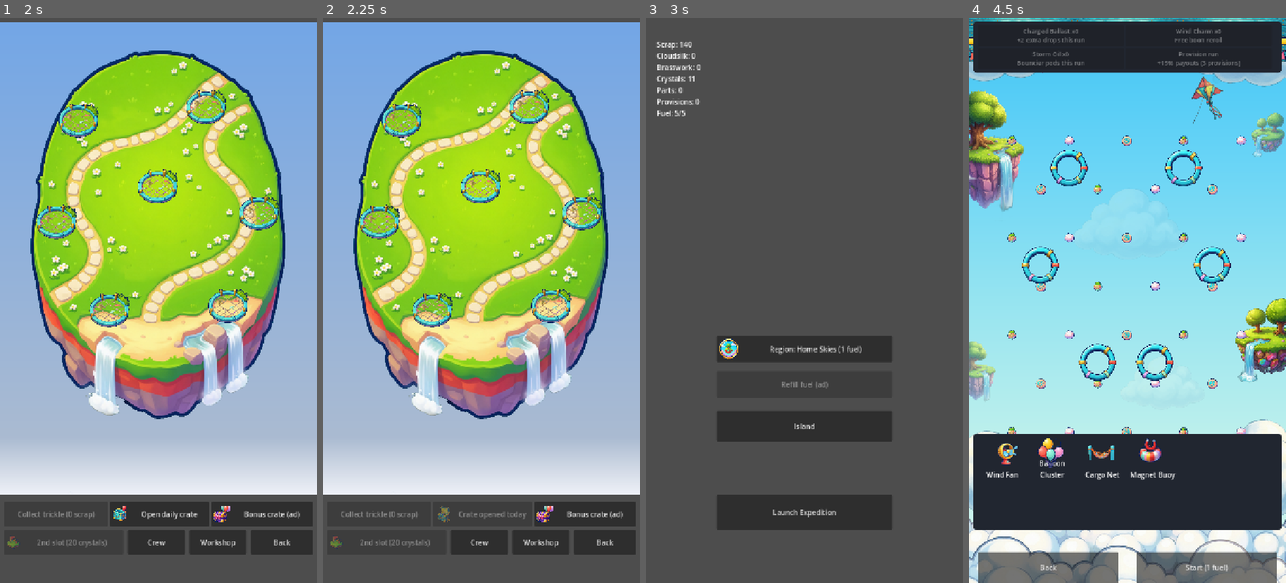
Above: before the commit, frames 1-4 (left to right).
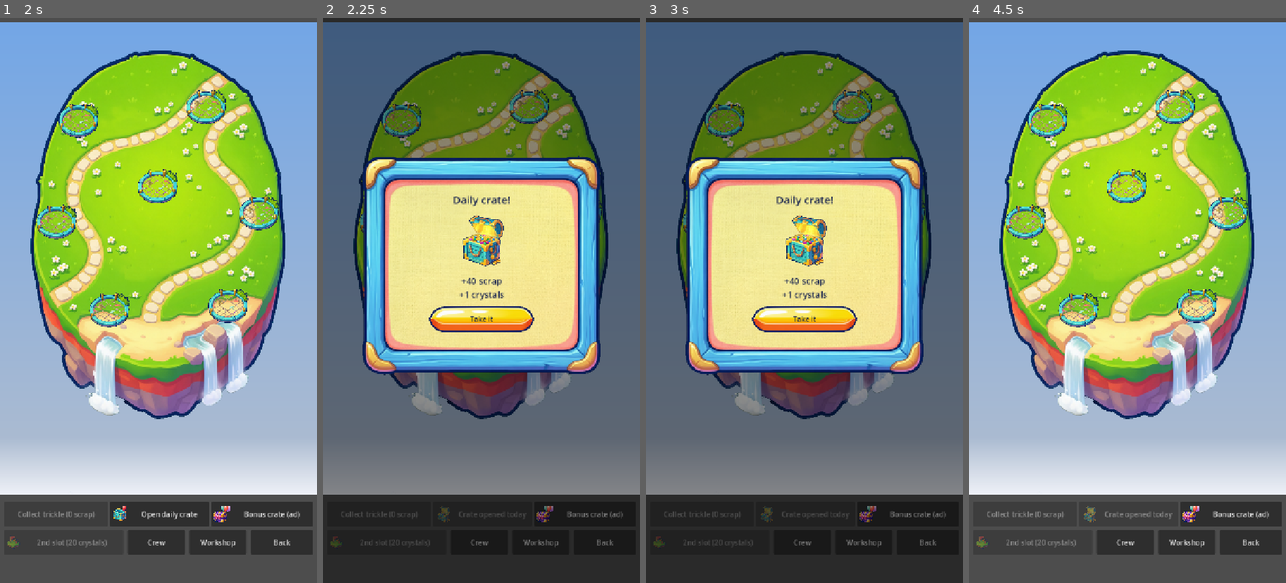
Above: after the commit, the same moments.

Repository: Graydyn/windfall-isle
Game: Godot game, scene res://game/main.tscn
Two runs of this game, one before a commit and one after it. Both use one fixed random seed, a clock stepped at 60 frames per second and the inputs below.
Inputs (mouse positions are in pixels of both pictures, inside the frame that each line leads up to):
- Up to frame 1 (2 s): click "Island" at 0.5 s; click (76, 537) at 1.25 s, where only the run before the commit has a clickable "Lantern Shoal"
- Up to frame 2 (2.25 s): click "Open daily crate" at 2 s
- Up to frame 3 (3 s): click "Back" at 2.75 s
- Up to frame 4 (4.5 s): click (1127, 317) at 3.5 s, where only the run after the commit has a clickable "Take it"; click (1127, 515) at 4.25 s, where only the run before the commit has a clickable "Launch Expedition"

Frame 1 is identical in both runs. In frame 2, 95% of the frame differs, in the area x 0-100%, y 0-100%; in frame 3, 95%; in frame 4, 98%.

Commit message:
feat: crate rewards get a modal card; status label retires; islets lose their labels; cloud sea fades in
Prior-session polish found uncommitted on main: crate payouts open a
RewardModal instead of mutating a status line, the StatusLabel is gone
(sheets explain refusals), islet markers are label-free, and the cloud
sea fades in from a transparent top edge. Suite: 677/677.

Co-Authored-By: Claude Fable 5 <noreply@anthropic.com>

Diff:
--- a/game/base/island_backdrop.gd
+++ b/game/base/island_backdrop.gd
@@ -11,6 +11,11 @@
 ## Where the home landmass art lands on the map; layout authoring (the crew
 ## shore positions) and their tests measure against this same rect.
 const ISLAND_RECT := Rect2(25, 60, 670, 860)
+## The cloud sea fades in from a transparent top edge; a flat rect here read
+## as a big white bar when the map was scrolled all the way down.
+const CLOUD_SEA_TOP := Color(0.92, 0.93, 0.96, 0.0)
+const CLOUD_SEA_BOTTOM := Color(0.92, 0.93, 0.96, 0.9)
+const CLOUD_SEA_HEIGHT := 320.0
 
 var _vista: Texture2D = null
 var _island: Texture2D = null
@@ -41,7 +46,10 @@
 		draw_polygon(_island_points(Vector2(360, 490), 335.0, 430.0),
 			PackedColorArray([Color(0.45, 0.58, 0.38)]))
 	# The cloud sea closes the bottom of the map.
-	draw_rect(Rect2(0, size.y - 160, size.x, 160), Color(0.92, 0.93, 0.96, 0.9))
+	var sea_top := size.y - CLOUD_SEA_HEIGHT
+	draw_polygon(
+		PackedVector2Array([Vector2(0, sea_top), Vector2(size.x, sea_top), size, Vector2(0, size.y)]),
+		PackedColorArray([CLOUD_SEA_TOP, CLOUD_SEA_TOP, CLOUD_SEA_BOTTOM, CLOUD_SEA_BOTTOM]))
 
 
 func _island_points(center: Vector2, rx: float, ry: float) -> PackedVector2Array:
--- a/game/base/island_screen.gd
+++ b/game/base/island_screen.gd
@@ -44,6 +44,8 @@
 	$LetterPanel.visibility_changed.connect(_update_modal_block)
 	$PlotSheet.visibility_changed.connect(_update_modal_block)
 	$CrewSheet.visibility_changed.connect(_update_modal_block)
+	$RewardModal.visibility_changed.connect(_update_modal_block)
+	$RewardModal/VBox/RewardClose.pressed.connect(_on_reward_close_pressed)
 	_build_sheet_button_styles()
 	_style_sheet_button($PlotSheet/VBox/SheetClose)
 	_style_sheet_button($LetterPanel/VBox/LetterClose)
@@ -232,30 +234,12 @@
 func _islet_visual_state(islet: Dictionary, now: int) -> Dictionary:
 	var islet_id := String(islet.get("id", ""))
 	var restored := IsletModel.is_restored(GameState.data, islet_id)
+	# Label-free marker (owner request, 2026-10-16): the sheet and letter
+	# carry the islet's name, cost and progress.
 	return {
 		"art": "res://game/art/buildings/islet_%s_%s.png" % [islet_id, "restored" if restored else "ruined"],
-		"name": String(islet.get("name", islet_id)),
-		"status": _islet_status_text(islet, now),
 		"dim": _islet_state(islet_id, now) == "L",
 	}
-
-
-func _islet_status_text(islet: Dictionary, now: int) -> String:
-	var islet_id := String(islet.get("id", ""))
-	match _islet_state(islet_id, now):
-		"R":
-			return "restored"
-		"r":
-			return "restoring (%ds)" % TimerService.remaining("restore_" + islet_id, now)
-		"d":
-			return "the bridge is ready"
-		"o":
-			return _cost_text(islet.get("cost", {}))
-	return "beyond a broken bridge"
-
-
-func _islet_row_text(islet: Dictionary, now: int) -> String:
-	return "%s: %s" % [String(islet.get("name", String(islet.get("id", "")))), _islet_status_text(islet, now)]
 
 
 func _crew_visual_state(member: Dictionary) -> Dictionary:
@@ -645,7 +629,39 @@
 
 func _update_modal_block() -> void:
 	$ModalBlock.visible = ($BuildModal.visible or $LetterPanel.visible
-		or $PlotSheet.visible or $CrewSheet.visible)
+		or $PlotSheet.visible or $CrewSheet.visible or $RewardModal.visible)
+
+
+func _show_reward(title: String, payout: Dictionary) -> void:
+	# Rewards get a proper card, not a status line (owner request, 2026-10-17).
+	$RewardModal/VBox/RewardTitle.text = title
+	var lines := PackedStringArray()
+	for currency in payout:
+		lines.append("+%d %s" % [int(payout[currency]), String(currency)])
+	$RewardModal/VBox/RewardBody.text = "\n".join(lines)
+	var art_path := "res://game/art/icons/daily_crate_open.png"
+	var picture: TextureRect = $RewardModal/VBox/RewardPicture
+	picture.texture = load(art_path) if ResourceLoader.exists(art_path) else null
+	picture.visible = picture.texture != null
+	_style_sheet_button($RewardModal/VBox/RewardClose, 240.0)
+	$RewardModal.visible = true
+	_fit_reward_modal()
+
+
+func _on_reward_close_pressed() -> void:
+	$RewardModal.visible = false
+
+
+func _fit_reward_modal() -> void:
+	# Same contract as _fit_modal: hug the content, centered, after the sort.
+	_fit_reward_modal_now.call_deferred()
+
+
+func _fit_reward_modal_now() -> void:
+	$RewardModal.reset_size()
+	$RewardModal.position = Vector2(
+		(720.0 - $RewardModal.size.x) / 2.0,
+		maxf(80.0, (1280.0 - $RewardModal.size.y) / 2.0 - 80.0))
 
 
 func _refresh_static_controls(now: int) -> void:
@@ -871,12 +887,11 @@
 
 
 func _on_restore_pressed(islet_id: String) -> void:
-	var reason := IsletModel.restore_rejection(GameState.data, DataDefs.islets, Economy, TimerService, islet_id)
-	if reason != "":
-		$StatusLabel.text = reason
+	# Refusals explain themselves in the sheet (SheetInfo); this guard is the
+	# last line of defense and refuses quietly.
+	if IsletModel.restore_rejection(GameState.data, DataDefs.islets, Economy, TimerService, islet_id) != "":
 		return
 	if IsletModel.start_restore(GameState.data, DataDefs.islets, Economy, TimerService, islet_id, TimeUtil.now()):
-		$StatusLabel.text = ""
 		GameState.save_game()
 	_rebuild()
 
@@ -959,6 +974,7 @@
 		Economy.add(currency, int(payout[currency]))
 	GameState.save_game()
 	_rebuild()
+	_show_reward("Daily crate!", payout)
 
 
 func _on_slot_pressed() -> void:
@@ -999,6 +1015,7 @@
 		Economy.add(currency, int(payout[currency]))
 	GameState.save_game()
 	_rebuild()
+	_show_reward("Bonus crate!", payout)
 
 
 func _bonus_crate_limit() -> int:
--- a/game/base/island_screen.tscn
+++ b/game/base/island_screen.tscn
@@ -130,12 +130,6 @@
 offset_bottom = 1216.0
 text = "Back"
 
-[node name="StatusLabel" type="Label" parent="."]
-offset_left = 20.0
-offset_top = 1222.0
-offset_right = 700.0
-offset_bottom = 1270.0
-
 [node name="ModalBlock" type="ColorRect" parent="."]
 visible = false
 anchors_preset = 15
@@ -322,3 +316,33 @@
 
 [node name="CrewClose" type="Button" parent="CrewSheet/VBox"]
 text = "Close"
+
+[node name="RewardModal" type="PanelContainer" parent="."]
+visible = false
+custom_minimum_size = Vector2(540, 0)
+offset_left = 90.0
+offset_top = 360.0
+offset_right = 630.0
+offset_bottom = 900.0
+theme_override_styles/panel = SubResource("StyleBoxTexture_sheet")
+
+[node name="VBox" type="VBoxContainer" parent="RewardModal"]
+theme_override_constants/separation = 12
+
+[node name="RewardTitle" type="Label" parent="RewardModal/VBox"]
+theme_override_colors/font_color = Color(0.13, 0.17, 0.32, 1)
+theme_override_font_sizes/font_size = 24
+horizontal_alignment = 1
+
+[node name="RewardPicture" type="TextureRect" parent="RewardModal/VBox"]
+custom_minimum_size = Vector2(128, 128)
+expand_mode = 1
+stretch_mode = 5
+
+[node name="RewardBody" type="Label" parent="RewardModal/VBox"]
+theme_override_colors/font_color = Color(0.13, 0.17, 0.32, 1)
+theme_override_font_sizes/font_size = 20
+horizontal_alignment = 1
+
+[node name="RewardClose" type="Button" parent="RewardModal/VBox"]
+text = "Take it"
--- a/game/base/islet_node.gd
+++ b/game/base/islet_node.gd
@@ -8,8 +8,6 @@
 var islet_id := ""
 
 var _art: TextureRect
-var _name_label: Label
-var _status_label: Label
 
 
 func _init(id: String) -> void:
@@ -28,9 +26,6 @@
 	_art.stretch_mode = TextureRect.STRETCH_KEEP_ASPECT_CENTERED
 	_art.mouse_filter = Control.MOUSE_FILTER_IGNORE
 	add_child(_art)
-	_name_label = _make_label(Rect2(0, 176, 200, 24), 14)
-	_status_label = _make_label(Rect2(0, 200, 200, 20), 12)
-	_status_label.modulate.a = 0.85
 
 
 func render(state: Dictionary) -> void:
@@ -39,17 +34,4 @@
 		_art.texture = load(art_path)
 	else:
 		_art.texture = null
-	_name_label.text = String(state.get("name", ""))
-	_status_label.text = String(state.get("status", ""))
 	modulate.a = 0.4 if bool(state.get("dim", false)) else 1.0
-
-
-func _make_label(rect: Rect2, font_size: int) -> Label:
-	var label := Label.new()
-	label.position = rect.position
-	label.size = rect.size
-	label.horizontal_alignment = HORIZONTAL_ALIGNMENT_CENTER
-	label.add_theme_font_size_override("font_size", font_size)
-	label.mouse_filter = Control.MOUSE_FILTER_IGNORE
-	add_child(label)
-	return label
--- a/tests/test_island_backdrop.gd
+++ b/tests/test_island_backdrop.gd
@@ -26,3 +26,14 @@
 func test_landmass_art_loads() -> void:
 	var node := make_backdrop()
 	assert_not_null(node._island, "island_home.png wired as the plateau")
+
+
+func test_cloud_sea_fades_in_instead_of_cutting_a_hard_edge() -> void:
+	# A flat cloud-sea rect read as a big white bar at the bottom of the map
+	# when scrolled all the way down; the sea must fade in from transparent.
+	assert_eq(IslandBackdrop.CLOUD_SEA_TOP.a, 0.0,
+		"the cloud sea's top edge must be fully transparent so it blends into the sky")
+	assert_gt(IslandBackdrop.CLOUD_SEA_BOTTOM.a, 0.0,
+		"the sea still closes the very bottom of the map")
+	assert_gt(IslandBackdrop.CLOUD_SEA_HEIGHT, 160.0,
+		"a taller fade keeps the blend gradual instead of a short dense band")
--- a/tests/test_island_map_nodes.gd
+++ b/tests/test_island_map_nodes.gd
@@ -9,20 +9,21 @@
 	return node
 
 
-func test_islet_renders_art_name_and_status() -> void:
+func test_islet_renders_art_without_text() -> void:
 	var node := make_islet()
 	node.render({"art": "res://game/art/buildings/islet_lantern_shoal_ruined.png",
-		"name": "Lantern Shoal", "status": "600 scrap, 4 cloudsilk", "dim": false})
+		"dim": false})
 	assert_not_null(node._art.texture)
-	assert_eq(node._name_label.text, "Lantern Shoal")
-	assert_eq(node._status_label.text, "600 scrap, 4 cloudsilk")
 	assert_almost_eq(node.modulate.a, 1.0, 0.01)
+	for child in node.get_children():
+		assert_false(child is Label,
+			"no words on an islet; the sheet carries name and cost (owner request, 2026-10-16)")
 
 
 func test_locked_islet_dims() -> void:
 	var node := make_islet("foundry_rock")
 	node.render({"art": "res://game/art/buildings/islet_foundry_rock_ruined.png",
-		"name": "Foundry Rock", "status": "beyond a broken bridge", "dim": true})
+		"dim": true})
 	assert_almost_eq(node.modulate.a, 0.4, 0.01, "Plan 8 polish: locked islets dim at last")
 
 
--- a/tests/test_island_screen.gd
+++ b/tests/test_island_screen.gd
@@ -133,6 +133,29 @@
 	screen._on_crate_pressed()
 	assert_eq(Economy.balance("scrap"), scrap_before + 40, "second claim same day is a no-op")
 
+func test_crate_opens_a_reward_modal_with_the_payout() -> void:
+	# A silent crate reads as a broken button; a status line read as a debug
+	# log. The reward gets a proper modal (owner request, 2026-10-17).
+	GameState.data["daily_crate"]["last_claim_day"] = 0
+	screen._on_crate_pressed()
+	assert_true(screen.get_node("RewardModal").visible)
+	assert_true(screen.get_node("ModalBlock").visible, "the modal blocks the map under it")
+	var body: String = screen.get_node("RewardModal/VBox/RewardBody").text
+	assert_string_contains(body, "+40 scrap")
+	assert_string_contains(body, "+1 crystals")
+
+func test_reward_modal_closes() -> void:
+	GameState.data["daily_crate"]["last_claim_day"] = 0
+	screen._on_crate_pressed()
+	screen._on_reward_close_pressed()
+	assert_false(screen.get_node("RewardModal").visible)
+	assert_false(screen.get_node("ModalBlock").visible)
+
+func test_bonus_crate_opens_the_reward_modal_too() -> void:
+	screen._on_bonus_crate_pressed()
+	assert_true(screen.get_node("RewardModal").visible)
+	assert_string_contains(screen.get_node("RewardModal/VBox/RewardBody").text, "+40 scrap")
+
 func test_slot_button_unlocks_second_slot() -> void:
 	GameState.data["currencies"]["crystals"] = 30
 	screen._on_slot_pressed()
@@ -265,19 +288,18 @@
 	screen._on_restore_pressed("lantern_shoal")
 	assert_true(TimerService.active_timers().has("restore_lantern_shoal"))
 	assert_eq(Economy.balance("scrap"), 2000 - 600)
-	assert_eq(screen.get_node("StatusLabel").text, "")
-
-func test_rejected_restore_explains_itself() -> void:
+
+func test_rejected_restore_is_a_noop() -> void:
+	# The sheet's own restore button explains refusals in SheetInfo; the
+	# handler guard just refuses quietly (StatusLabel removed 2026-10-17).
 	GameState.data["currencies"]["scrap"] = 0
 	screen._on_restore_pressed("lantern_shoal")
 	assert_false(TimerService.active_timers().has("restore_lantern_shoal"))
-	assert_string_contains(screen.get_node("StatusLabel").text, "Not enough")
-
-func test_out_of_order_restore_is_rejected_with_a_reason() -> void:
+
+func test_out_of_order_restore_is_rejected() -> void:
 	GameState.data["currencies"]["brasswork"] = 50
 	screen._on_restore_pressed("foundry_rock")
 	assert_false(TimerService.active_timers().has("restore_foundry_rock"))
-	assert_string_contains(screen.get_node("StatusLabel").text, "Another islet")
 
 func test_restore_collect_marks_restored_and_opens_the_letter() -> void:
 	GameState.data["currencies"]["cloudsilk"] = 10
@@ -656,7 +678,7 @@
 func test_islet_tap_is_a_noop_while_locked() -> void:
 	screen._on_islet_tapped("foundry_rock")
 	assert_false(TimerService.active_timers().has("restore_foundry_rock"))
-	assert_eq(screen.get_node("StatusLabel").text, "", "a locked islet tap does not even complain")
+	assert_false(screen.get_node("PlotSheet").visible, "a locked islet tap does not even complain")
 
 
 func test_islet_tap_collects_a_done_restoration_and_opens_the_letter() -> void:
